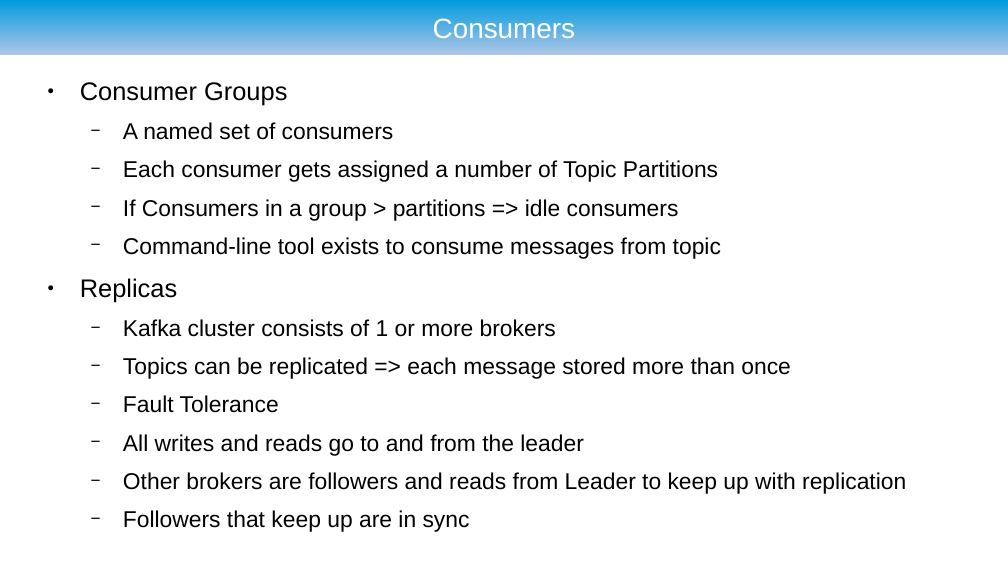
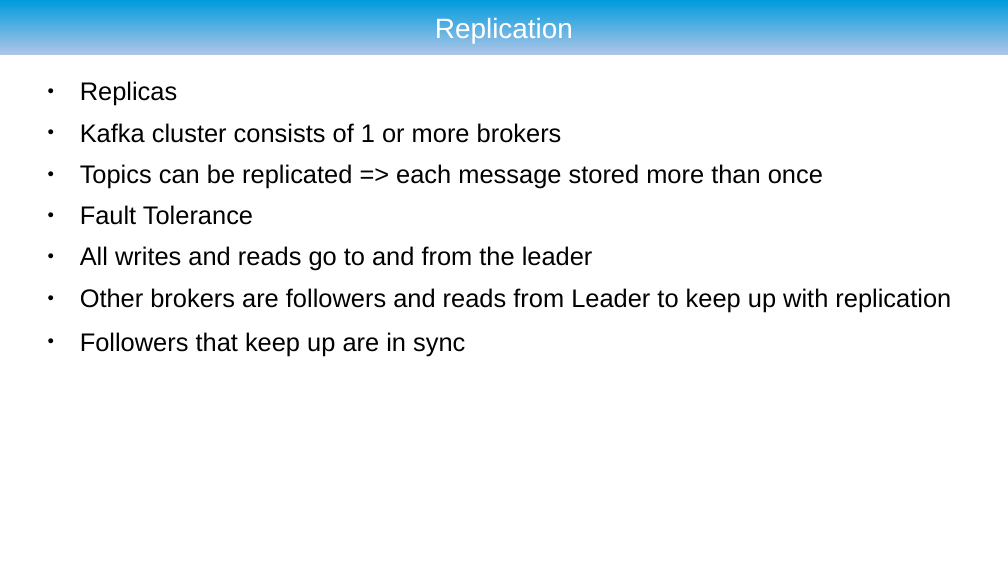
Before and after one commit to ryzlab/kafka-kompetensdag, a slide deck: slide 39 of doc/presentation.odp (slide 20 before the commit). Drawn at 1008x567 pixels with LibreOffice and Linux fonts; fonts in the diff are those of the drawing; background and template pictures are left out. Boxes give left, top, right and bottom in pixels: in the first picture for what was removed or moved away, otherwise in the second. Text is boxed around its words. In the diff, an @@ line names an element or a change of style, - is before the commit and + after.

Commit message:
Fixed slides

```diff
--- a/doc/presentation.odp
+++ b/doc/presentation.odp
@@ title at bbox=[435, 16, 573, 43]: text changed @@
-Consumers
+Replication
@@ text at bbox=[80, 82, 721, 259]: paragraphs removed @@
-● Consumer Groups
-  − A named set of consumers
-  − Each consumer gets assigned a number of Topic Partitions
-  − If Consumers in a group > partitions => idle consumers
-  − Command-line tool exists to consume messages from topic
@@ text at bbox=[80, 123, 951, 356]: size 18 to 20 pt; bullet − to ●; list level 2 to 1 in "Kafka cluster consists of 1 ..."; list level 2 to 1 in "Topics can be replicated => ..."; list level 2 to 1 in "Fault Tolerance"; list level 2 to 1 in "All writes and reads go ..."; list level 2 to 1 in "Other brokers are followers and ..."; list level 2 to 1 in "Followers that keep up are ..." @@
```
Also in this commit, not shown: 2 other slides changed, 1 slide added.
